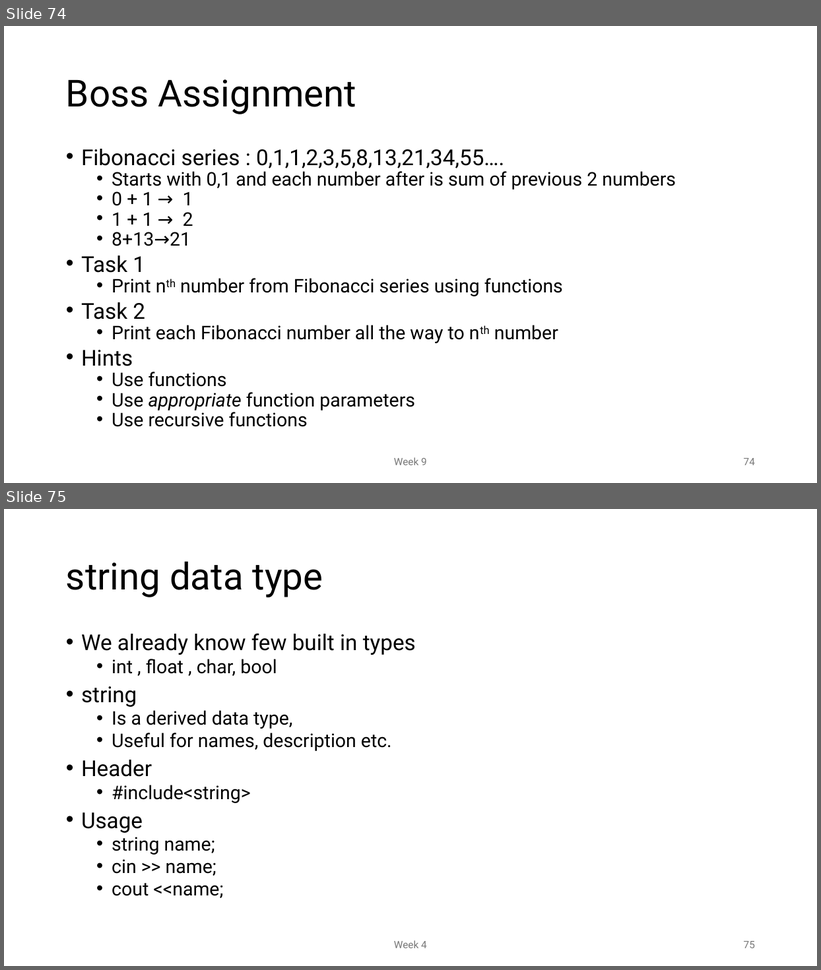
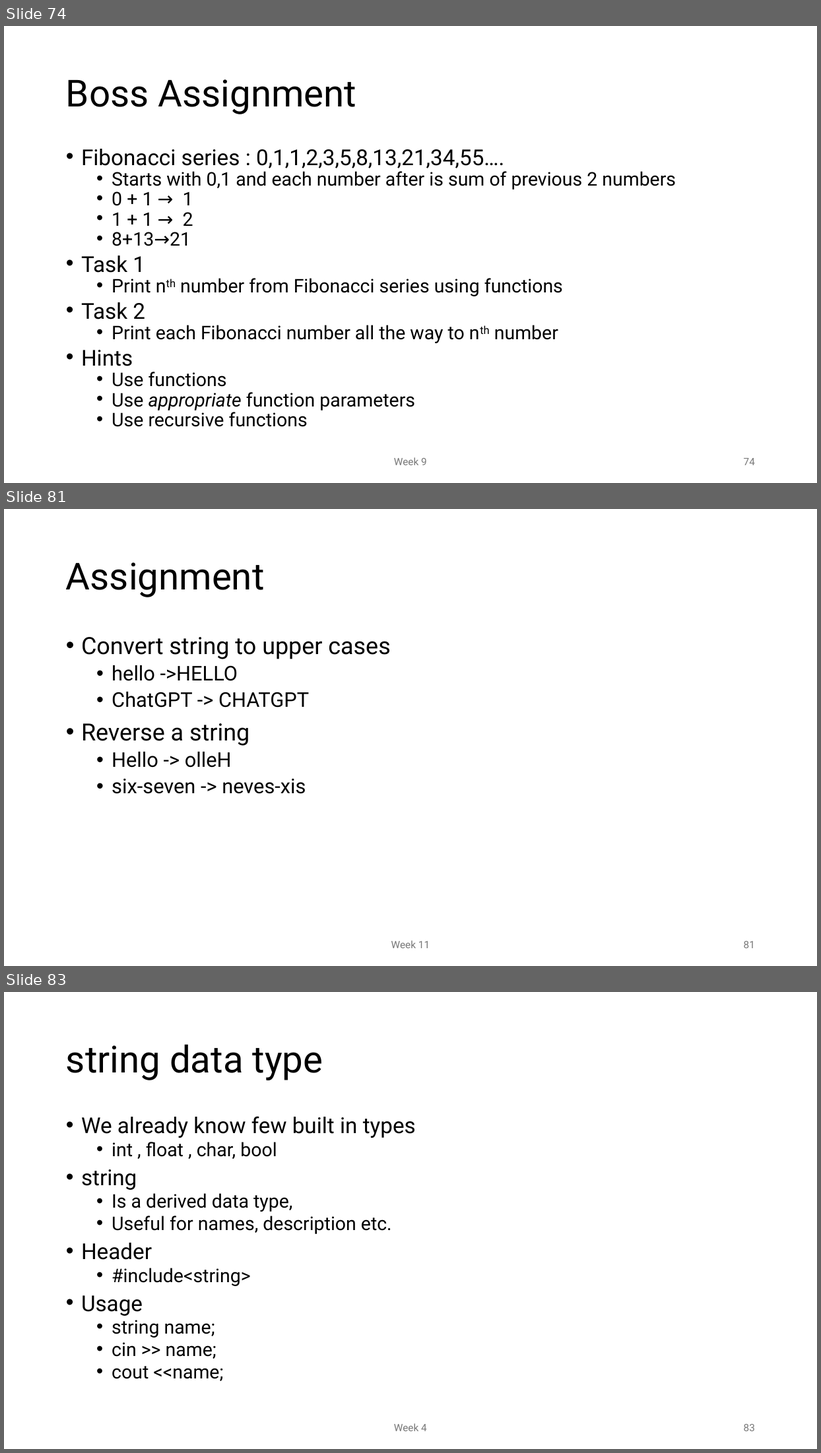
Before and after one commit to MoklaEducation/ems_fall_2025_cpp101, a slide deck: all/Intro to Programming_all.pptx. Shown one above the other, each under a label of ours: slides 74 and 75 before the commit, slides 74, 81 and 83 after it; the slides between them are not shown. The pictures are 821x970 and 821x1453 pixels, drawn with LibreOffice and Linux fonts; fonts in the diff are those of the drawing. Boxes give left, top, right and bottom in pixels: in the first picture for what was removed or moved away, otherwise in the second. Text is boxed around its words. In the diff, an @@ line names an element or a change of style, - is before the commit and + after.

Commit message:
Week 11

```diff
--- a/all/Intro to Programming_all.pptx
+++ b/all/Intro to Programming_all.pptx
@@ slide 81 added at (x1=4, y1=509, x2=817, y2=966), background #FFFFFF @@
@@ title added at (x1=66, y1=562, x2=265, y2=597), 44 pt, text #000000 @@
+Assignment
@@ text added at (x1=81, y1=637, x2=390, y2=794), 24 pt, text #000000 @@
+• Convert string to upper cases
+  • hello ->HELLO
+  • ChatGPT -> CHATGPT
+• Reverse a string
+  • Hello -> olleH
+  • six-seven -> neves-xis
@@ text added at (x1=391, y1=941, x2=430, y2=949), 12 pt, text #797979 @@
+Week 11
@@ page number added at (x1=744, y1=941, x2=755, y2=949), 12 pt, text #797979 @@
+81
@@ what was slide 75 is now slide 83 @@
@@ page number at (x1=744, y1=1424, x2=755, y2=1432): text changed @@
-75
+83
```
Also in this commit, not shown: 7 other slides added, 1 other file.
